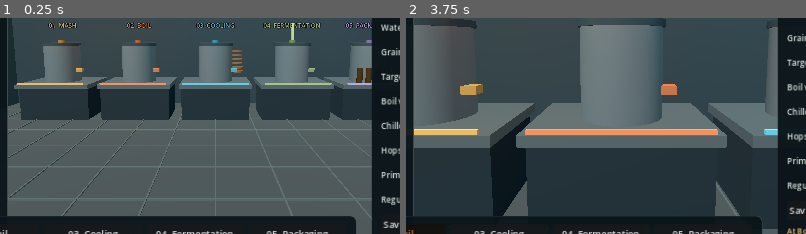
Above: before the commit, frames 1-2 (left to right).
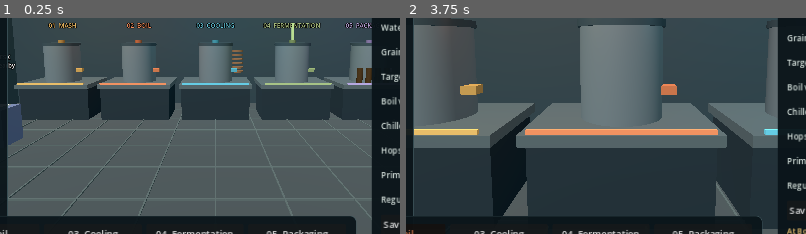
Above: after the commit, the same moments.

Repository: jpeckham/MashAndBurn
Game: Godot game, scene res://scenes/garage/garage.tscn
The game is run twice, just before and just after one commit, with the same random seed, the same clock (stepped at 60 frames per second) and the same inputs.
Inputs:
- Up to frame 1 (0.25 s): no input
- Up to frame 2 (3.75 s): click "New batch" at 0.5 s; click "New batch" at 1.25 s; click "Resume" at 2 s; click "+ 1 hour" at 2.75 s; click "Next stage →" at 3.5 s
The pictures show only the part of the screen within x 23-73%, y 38-88%; the shares and areas given below are measured in that part.

The runs differ from the first frame. In frame 1, 0.7% of the frame differs, in the area x 2-6%, y 16-59%; in frame 2, nothing differs.

Commit message:
feat: integrate authoritative tasting spatial staging and floor hazards

Diff:
--- a/src/gameplay/fire/fire_claims.gd
+++ b/src/gameplay/fire/fire_claims.gd
@@ -1,6 +1,13 @@
 extends RefCounted
 ## Fictional abstract game fields and evidence, not a model of real ignition or claims.
 const WINDOW := 45.0
+const STAGING_POINTS = {"receipt":[-4.8,-.2],"equipment":[4.8,5.5],"evidence":[4.8,-.2]}
+const STAGING_RANGE := 1.25
+
+func staging_distance(p: Dictionary, object: String) -> float:
+	if object not in STAGING_POINTS: return INF
+	var point: Array = STAGING_POINTS[object]
+	return Vector2(p.position[0],p.position[1]).distance_to(Vector2(point[0],point[1]))
 
 func initial() -> Dictionary:
 	return {"phase":"idle","remaining":0.0,"heat":0.0,"fuel":1.0,"smoke":0.0,"cause":"","spread":false,"objects":{"receipt":false,"equipment":false,"evidence":false}}
@@ -22,7 +29,9 @@
 	if p.escaped or p.health <= 0: return "An escaped or incapacitated player cannot stage objects."
 	if object not in p.fire.objects: return "Unsupported fictional evidence object."
 	if p.fire.objects[object]: return "This object has already been staged."
+	if staging_distance(p,object) > STAGING_RANGE: return "Reach the %s prop before staging it." % object
 	p.fire.objects[object] = true
+	p.stress = clampf(p.get("stress",0.0)+.02,0,1)
 	return ""
 
 func escape(p: Dictionary) -> String:
@@ -43,8 +52,10 @@
 		p.fire.heat = clampf(p.fire.heat+dt*.014,0,1)
 		p.fire.smoke = clampf(p.fire.smoke+dt*.035,0,1)
 		if not p.escaped:
+			p.stress = clampf(p.get("stress",0.0)+dt*(.012+p.fire.smoke*.018),0,1)
 			p.health = maxf(0,p.health-dt*(2+8*p.fire.smoke))
 			if p.health == 0: p.move = [0.0,0.0]
+		else: p.stress = maxf(0,p.get("stress",0.0)-dt*.006)
 		if p.fire.heat >= .75 and not p.fire.spread:
 			p.fire.spread = true
 			for neighbor in [who-1,who+1]:
@@ -60,6 +71,11 @@
 	var confidence := .15+.25*int(o.receipt)+.25*int(o.equipment)+.25*int(o.evidence)+.25*int(p.escaped)
 	confidence -= .25 if p.redline else 0.0
 	confidence -= .15 if p.fire.cause == "dust" else .05
+	var stress: float = clampf(p.get("stress",0.0),0,1)
+	confidence -= .2*stress+.08*p.fire.heat
+	var pattern: String = {"cord":"diffuse","dust":"focused","boil_over":"overflow"}.get(p.fire.cause,"mixed")
+	var tells := "steady" if stress < .35 else ("nervous" if stress < .65 else "agitated")
+	var evidence := {"burn_pattern":pattern,"thermal_trace":p.fire.heat,"fuel_remaining":p.fire.fuel,"smoke_trace":p.fire.smoke,"valve_state":"redline" if p.redline else "normal","character_stress":stress,"character_tells":tells}
 	var rng := RandomNumberGenerator.new()
 	rng.seed = s.seed+who*7919
 	var passed: bool = p.health > 0 and p.escaped and rng.randf() < clampf(confidence,0,1)
@@ -68,5 +84,6 @@
 	p.money = maxi(0,p.money+payout-penalty)
 	p.bankrupt = not passed and p.money == 0
 	p.claim = {"resolved":true,"passed":passed,"payout":payout,"penalty":penalty,"confidence":clampf(confidence,0,1),"reason":"Fictional inspection accepted the staged record." if passed else "Inspection failed: escape, smoke, burn pattern, valve or staged record was inconsistent."}
+	p.claim.evidence = evidence
 	p.fire.phase = "resolved"
 	emit.call(s,"claim",who,p.claim.duplicate(true))
--- a/src/gameplay/multiplayer_module.gd
+++ b/src/gameplay/multiplayer_module.gd
@@ -2,6 +2,8 @@
 ## Garage extension: ENet lobby, authoritative brew desk, combat/claims HUD and world cues.
 const Network = preload("res://src/gameplay/network/match_network.gd")
 const RemoteSession = preload("res://src/gameplay/network/remote_brew_session.gd")
+const Fire = preload("res://src/gameplay/fire/fire_claims.gd")
+const Props = preload("res://src/gameplay/staging_props.gd")
 var garage: Node
 var network: Node
 var original_session
@@ -23,6 +25,9 @@
 var markers: Dictionary = {}
 var projectiles: Dictionary = {}
 var fires: Dictionary = {}
+var spills: Dictionary = {}
+var staging_props: Dictionary = {}
+var last_phase := ""
 var movement_timer := 0.0
 const WEAPONS = ["wand","ladle","hydrometer","keg","bottle"]
 const STYLES = ["pale_ale","lager","stout"]
@@ -40,7 +45,8 @@
 	build_ui()
 	network.changed.connect(sync)
 	garage.box(Vector3(0,.02,5.7),Vector3(10,.03,.35),Color("32764b"))
-	garage.sign3d("EXIT  /  ESCAPE FROM SMOKE",Vector3(0,2.7,6),Color("b2f4c1"),28)
+	garage.sign3d("EXIT  /  ESCAPE FROM SMOKE",Vector3(0,2.7,6),Color("b2f4c1"),28).billboard = BaseMaterial3D.BILLBOARD_ENABLED
+	staging_props = Props.build(garage)
 	sync()
 
 func build_ui() -> void:
@@ -140,7 +146,7 @@
 	var staging: HBoxContainer = garage.row(controls)
 	for object in ["receipt","equipment","evidence"]:
 		var selected: String = object
-		garage.button("Stage " + object,staging,func(): network.send("stage",{"object":selected}))
+		garage.button("Hide equipment (Buick)" if object == "equipment" else "Stage " + object,staging,func(): network.send("stage",{"object":selected}))
 	garage.button("Escape (reach green exit first)",controls,func(): network.send("escape"))
 	garage.label("Fire disarms telemetry immediately. Stage fictional objects during 45 seconds,\nthen escape smoke. Server inspection grants 150% replacement or a penalty.",controls,12)
 	scoreboard = garage.label("",controls,13)
@@ -159,7 +165,7 @@
 		garage.paused = true
 		garage.accumulated = 0.0
 		garage.refresh()
-	for collection in [markers,projectiles,fires]:
+	for collection in [markers,projectiles,fires,spills]:
 		for object in collection.values(): object.queue_free()
 		collection.clear()
 	status_line.text = ""
@@ -167,6 +173,8 @@
 	notice.text = "Offline. Your local batch is restored."
 	scoreboard.text = ""
 	summary.text = ""
+	last_phase = ""
+	Props.show_progress(staging_props,{})
 
 func sync() -> void:
 	notice.text = network.message
@@ -184,6 +192,7 @@
 		garage.accumulated = 0.0
 		garage.refresh()
 		var p: Dictionary = view.players[network.player_id]
+		Props.show_progress(staging_props,p.fire.objects)
 		garage.camera.position = Vector3(p.position[0],1.9,p.position[1])
 		status_line.text = "%s  %02d:%02d  ·  HP %.0f  ·  capital %d%s" % [view.phase.to_upper(),int(maxf(0,900-view.elapsed))/60,int(maxf(0,900-view.elapsed))%60,p.health,p.money,"  ·  DISARMED" if view.hardware_safe else ""]
 		veil.color = Color(0,0,0,.78) if p.blind_until > view.tick*.1 else Color(.2,.18,.15,p.fire.smoke*.25 if p.fire.phase == "staging" and not p.escaped else 0.0)
@@ -203,11 +212,16 @@
 			var c: Dictionary = result.judge.categories
 			lines.append("%s: %.1f/100 · capital %d\nAroma %.1f / Look %.1f / Flavor %.1f / Feel %.1f / Style %.1f\n%s" % [result.name,result.judge.score,result.money,c.aroma,c.appearance,c.flavor,c.mouthfeel,c.style_accuracy," ".join(result.judge.feedback)])
 	scoreboard.text = "\n".join(lines)
+	if view.phase == "finished" and last_phase != "finished": panel.visible = false
+	last_phase = view.phase
 	render_world(view)
 
 func fire_summary(p: Dictionary) -> String:
-	if p.fire.phase == "staging": return "FIRE: %.1f seconds to inspection · Smoke %.0f%% · %s" % [p.fire.remaining,p.fire.smoke*100,"ESCAPED" if p.escaped else "Reach the green exit"]
-	if p.claim.resolved: return "Claim %s: payout %d / penalty %d. %s" % ["accepted" if p.claim.passed else "rejected",p.claim.payout,p.claim.penalty,p.claim.reason]
+	if p.fire.phase == "staging":
+		return "FIRE: %.1f seconds · Smoke %.0f%% · Avatar stress %.0f%%\n%s\nReceipt: front-left · Evidence: front-right · Buick trunk: rear-right.\nReach each prop (1.25 m), press E; then E at the green exit." % [p.fire.remaining,p.fire.smoke*100,p.get("stress",0.0)*100,"ESCAPED" if p.escaped else "Stage the record and escape"]
+	if p.claim.resolved:
+		var details: Dictionary = p.claim.get("evidence",{})
+		return "Claim %s: payout %d / penalty %d. %s\nBurn pattern: %s · Valve: %s · Character tells: %s" % ["accepted" if p.claim.passed else "rejected",p.claim.payout,p.claim.penalty,p.claim.reason,details.get("burn_pattern","unavailable"),details.get("valve_state","unavailable"),details.get("character_tells","unavailable")]
 	return "No fire incident. Keep your batch safe while competing."
 
 func mesh_marker(color: Color, projectile: bool = false) -> Node3D:
@@ -232,12 +246,17 @@
 	var label := Label3D.new()
 	label.name = "Nameplate"
 	label.font_size = 28
+	label.billboard = BaseMaterial3D.BILLBOARD_ENABLED
 	label.position.y = 1.9
 	body.add_child(label)
 	garage.add_child(body)
 	return body
 
 func render_world(view: Dictionary) -> void:
+	for who in fires.keys():
+		if not view.players.has(who):
+			fires[who].queue_free()
+			fires.erase(who)
 	for who in markers.keys():
 		if not view.players.has(who):
 			markers[who].queue_free()
@@ -265,6 +284,42 @@
 		if id not in active:
 			projectiles[id].queue_free()
 			projectiles.erase(id)
+	var wet_ids: Array = []
+	for spill in view.get("spills",[]):
+		wet_ids.append(spill.id)
+		if not spills.has(spill.id):
+			var patch := MeshInstance3D.new()
+			var plane := PlaneMesh.new()
+			plane.size = Vector2.ONE*spill.radius*2
+			patch.mesh = plane
+			var material := StandardMaterial3D.new()
+			material.transparency = BaseMaterial3D.TRANSPARENCY_ALPHA
+			material.shading_mode = BaseMaterial3D.SHADING_MODE_UNSHADED
+			material.albedo_color = Color(.2,.75,.85,.45)
+			patch.material_override = material
+			patch.position = Vector3(spill.position[0],.035,spill.position[1])
+			garage.add_child(patch)
+			spills[spill.id] = patch
+	for id in spills.keys():
+		if id not in wet_ids:
+			spills[id].queue_free()
+			spills.erase(id)
+
+func _unhandled_key_input(event: InputEvent) -> void:
+	if not remote_mode or not network.session_connected or not event is InputEventKey: return
+	if not event.pressed or event.echo or event.keycode != KEY_E: return
+	var p: Dictionary = network.view.players.get(network.player_id,{})
+	if p.is_empty() or p.fire.phase != "staging" or p.escaped or p.health <= 0: return
+	for object in Fire.STAGING_POINTS:
+		if not p.fire.objects[object] and network.authority.fire.staging_distance(p,object) <= Fire.STAGING_RANGE:
+			network.send("stage",{"object":object})
+			get_viewport().set_input_as_handled()
+			return
+	if p.position[1] >= 4.8: network.send("escape")
+	else:
+		network.message = "Reach a staging prop or the green exit before interacting."
+		notice.text = network.message
+	get_viewport().set_input_as_handled()
 
 func _process(delta: float) -> void:
 	if not remote_mode or not network.session_connected or network.view.get("phase") not in ["running","settling"]: return
--- a/src/gameplay/network/remote_brew_session.gd
+++ b/src/gameplay/network/remote_brew_session.gd
@@ -1,13 +1,23 @@
 extends "res://src/presentation/brew_session.gd"
 ## Existing brew-desk controls become intents; they never simulate or load a local batch.
 var transport
+var final_context: Dictionary = {}
 
 func configure(network) -> void:
 	transport = network
 
 func apply_snapshot(snapshot: Dictionary, who: int) -> void:
+	final_context = {}
 	if snapshot.get("players",{}).has(who): state = snapshot.players[who].batch.duplicate(true)
+	if snapshot.get("phase") == "finished" and snapshot.get("players",{}).has(who):
+		for result in snapshot.get("results",[]):
+			if result.player == who:
+				final_context = {"result":result.judge.duplicate(true),"seed":state.seed,"style":snapshot.style}
+				break
 	if transport != null and transport is Node: message = transport.message
+
+func judging_context() -> Dictionary:
+	return final_context.duplicate(true)
 
 func route(action: String, values: Dictionary = {}) -> bool:
 	if transport == null:
--- a/src/gameplay/rounds/round_authority.gd
+++ b/src/gameplay/rounds/round_authority.gd
@@ -15,7 +15,7 @@
 var fire := Fire.new()
 
 func initial_state(seed_value: int, host_peer: int = 1) -> Dictionary:
-	return {"version":1,"round_id":"round-%d" % seed_value,"see …(139 unchanged characters)… {},"projectiles":[],"projectile_seq":0,"events":[],"event_id":0,"hardware_safe":false,"results":[]}
+	return {"version":1,"round_id":"round-%d" % seed_value,"see …(139 unchanged characters)… {},"projectiles":[],"projectile_seq":0,"spills":[],"spill_seq":0,"events":[],"event_id":0,"hardware_safe":false,"results":[]}
 
 func rejected(s: Dictionary, error: String) -> Dictionary:
 	return {"ok":false,"state":s.duplicate(true),"events":[],"error":error}
@@ -65,6 +65,7 @@
 		batch.batch_id = "%s-player-%d" % [s.round_id,who]
 		s.players[who] = {"id":who,"peer":peer,"name":player_name.strip_edges(),"connected":true,"ready":false,"seq":0,"posit …(340 unchanged characters)…
 		s.credentials[token] = who
+		s.players[who].stress = .08
 	s.peer_players[peer] = who
 	emit(s,"joined",who,{"reconnected":reconnect})
 	var result := accepted(s,state.event_id)
@@ -209,6 +210,9 @@
 	elif weapon == "wand":
 		victim.blind_until = s.tick*TICK+2.0
 		victim.slip_until = s.tick*TICK+4.0
+		s.spill_seq += 1
+		s.spills.append({"id":s.spill_seq,"owner":who,"position":victim.position.duplicate(),"radius":1.3,"until":s.tick*TICK+8.0})
+		if s.spills.size() > 16: s.spills.pop_front()
 	else: damage(s,target,spec.damage,who,weapon)
 	p.cooldowns.attack = s.tick*TICK+spec.cooldown
 	emit(s,"attack",who,{"weapon":weapon,"target":target})
@@ -249,11 +253,14 @@
 	var s: Dictionary = state.duplicate(true)
 	s.tick += 1
 	s.elapsed = minf(900,s.tick*TICK)
+	s.spills = s.spills.filter(func(spill): return spill.until > s.tick*TICK)
 	for who in s.players.keys():
 		var p: Dictionary = s.players[who]
 		if p.connected and p.health > 0 and not p.escaped:
 			# Missing movement input times out; disconnect cannot leave a player walking.
 			if s.tick-p.last_move_tick > 5: p.move = [0.0,0.0]
+			for spill in s.spills:
+				if Vector2(p.position[0],p.position[1]).distance_to(Vector2(spill.position[0],spill.position[1])) <= spill.radius: p.slip_until = maxf(p.slip_until,s.tick*TICK+.3)
 			var speed := 1.2 if p.slip_until > s.tick*TICK else 3.0
 			p.position[0] = clampf(p.position[0]+p.move[0]*dt*speed,-6.5,6.5)
 			p.position[1] = clampf(p.position[1]+p.move[1]*dt*speed,-.5,6)
@@ -298,6 +305,7 @@
 func finish(s: Dictionary) -> void:
 	s.phase = "finished"
 	s.projectiles.clear()
+	s.spills.clear()
 	for who in s.players:
 		var p: Dictionary = s.players[who]
 		p.move = [0.0,0.0]
--- /dev/null
+++ b/src/gameplay/staging_props.gd
@@ -0,0 +1,50 @@
+extends RefCounted
+## Original procedural props; world points are shared with the server's interaction rules.
+const Fire = preload("res://src/gameplay/fire/fire_claims.gd")
+const TITLES = {"receipt":"RECEIPT DESK","equipment":"OLD BUICK / EQUIPMENT TRUNK","evidence":"EVIDENCE STATION"}
+
+static func build(garage: Node) -> Dictionary:
+	var props: Dictionary = {}
+	for object in Fire.STAGING_POINTS:
+		var point: Array = Fire.STAGING_POINTS[object]
+		var color: Color = {"receipt":Color("626f91"),"equipment":Color("467760"),"evidence":Color("a87b46")}[object]
+		var marker: MeshInstance3D = garage.box(Vector3(point[0],.4,point[1]),Vector3(.7,.8,.6),color)
+		var label := Label3D.new()
+		label.name = "PropLabel"
+		label.text = TITLES[object]+"\nE to stage nearby"
+		label.font_size = 25
+		label.position.y = 1.4
+		label.billboard = BaseMaterial3D.BILLBOARD_ENABLED
+		marker.add_child(label)
+		props[object] = marker
+	# Receipt paper and a conspicuous evidence folder identify the two workstations.
+	garage.box(Vector3(-4.8,.82,-.2),Vector3(.45,.025,.35),Color("e4dfcb"))
+	garage.box(Vector3(4.8,.86,-.2),Vector3(.45,.10,.3),Color("d7aa54"))
+	# An old sedan at the open garage exit: body, roof, glass, trunk, lights and wheels.
+	garage.box(Vector3(5.7,.55,4.4),Vector3(1.35,.7,2.6),Color("456378"),.55)
+	garage.box(Vector3(5.7,1.12,4.15),Vector3(1.1,.65,1.35),Color("344b60"),.45)
+	garage.box(Vector3(5.7,1.18,4.84),Vector3(.94,.43,.025),Color("83a4ad"),.35)
+	garage.box(Vector3(5.7,.95,5.35),Vector3(1.3,.08,.6),Color("6e8290"),.5)
+	for x in [5.03,6.37]:
+		for z in [3.6,5.2]:
+			var wheel := MeshInstance3D.new()
+			var mesh := CylinderMesh.new()
+			mesh.top_radius = .27
+			mesh.bottom_radius = .27
+			mesh.height = .16
+			wheel.mesh = mesh
+			wheel.position = Vector3(x,.3,z)
+			wheel.rotation_degrees.z = 90
+			var rubber := StandardMaterial3D.new()
+			rubber.albedo_color = Color("202326")
+			wheel.material_override = rubber
+			garage.add_child(wheel)
+	for x in [5.25,6.15]: garage.box(Vector3(x,.6,5.72),Vector3(.25,.18,.04),Color("c77e65"))
+	return props
+
+static func show_progress(props: Dictionary, objects: Dictionary) -> void:
+	for object in props:
+		var staged: bool = objects.get(object,false)
+		var label: Label3D = props[object].get_node("PropLabel")
+		label.text = TITLES[object]+("\nYOUR RECORD: STAGED" if staged else "\nE to stage nearby")
+		label.modulate = Color("a2e1b7") if staged else Color.WHITE
--- a/src/social/judging_module.gd
+++ b/src/social/judging_module.gd
@@ -62,19 +62,30 @@
 	garage.label("512 procedural personas · at most 16 visible posts · no outbound dispatch",v,12,Color("a9bfc2"))
 
 func on_state(s: Dictionary) -> void:
+	if garage.session.has_method("judging_context"):
+		var context: Dictionary = garage.session.judging_context()
+		if context.is_empty():
+			show_button.visible = false
+			panel.visible = false
+			return
+		present(context.result,context.seed,context.style)
+		return
 	if s.stage != "judging":
 		show_button.visible = false
 		panel.visible = false
 		return
+	present(judge.evaluate(s),s.seed,"pale_ale")
+
+func present(result: Dictionary, seed_value: int, style_name: String) -> void:
 	show_button.visible = true
-	if observed_id == s.batch_id: return
-	observed_id = s.batch_id
-	current = judge.evaluate(s)
-	feed_active = service.submit(current,s.seed)
-	if not feed_active: feed_active = service.select_batch(current,s.seed)
+	if observed_id == result.batch_id: return
+	observed_id = result.batch_id
+	current = result.duplicate(true)
+	feed_active = service.submit(current,seed_value)
+	if not feed_active: feed_active = service.select_batch(current,seed_value)
 	page_index = 0
 	var c: Dictionary = current.categories
-	summary.text = "%.1f / 100    ·    Fictional pale-ale rubric\nAroma %.1f  /  Appearance %.1f  /  Flavor %.1f  /  Mouthfeel %.1f  /  Style %.1f\nEach category is worth 20 points." % [current.score,c.aroma,c.appearance,c.flavor,c.mouthfeel,c.style_accuracy]
+	summary.text = "%.1f / 100    ·    Fictional %s rubric\nAroma %.1f  /  Appearance %.1f  /  Flavor %.1f  /  Mouthfeel %.1f  /  Style %.1f\nEach category is worth 20 points." % [current.score,style_name.replace("_"," "),c.aroma,c.appearance,c.flavor,c.mouthfeel,c.style_accuracy]
 	feedback.text = "\n".join(current.feedback)
 	render_page()
 	panel.visible = true
Not shown, changed: docs/superpowers/plans/2026-11-25-multiplayer-gameplay.md
